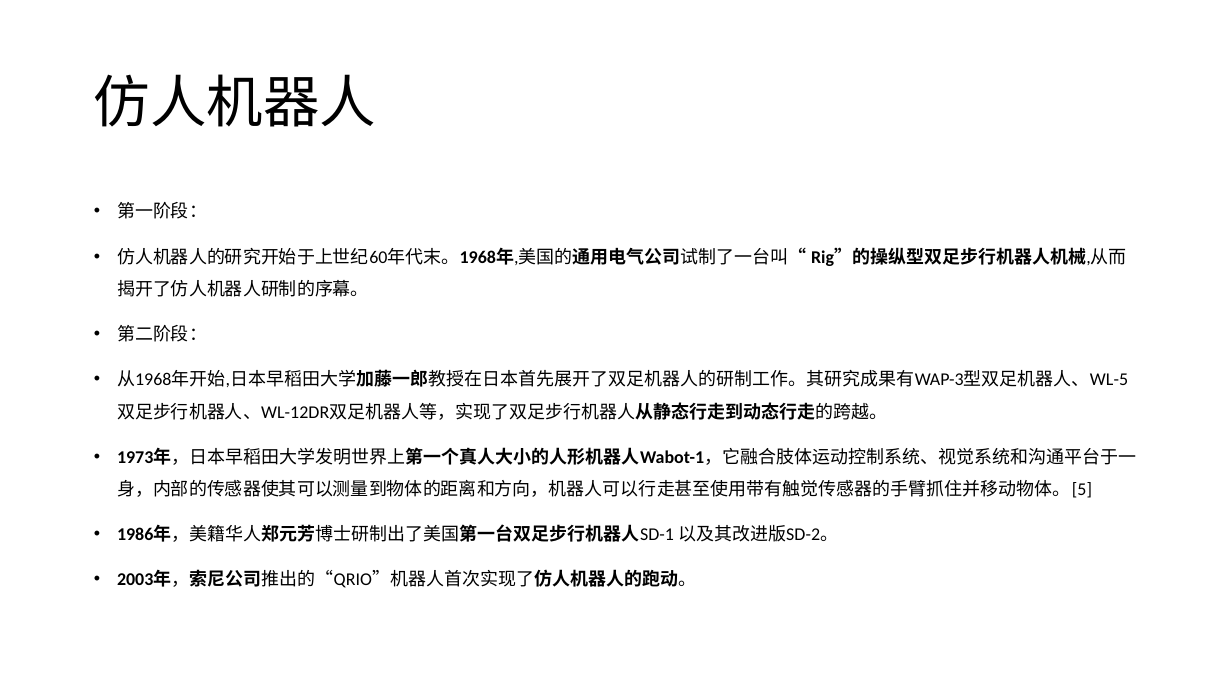
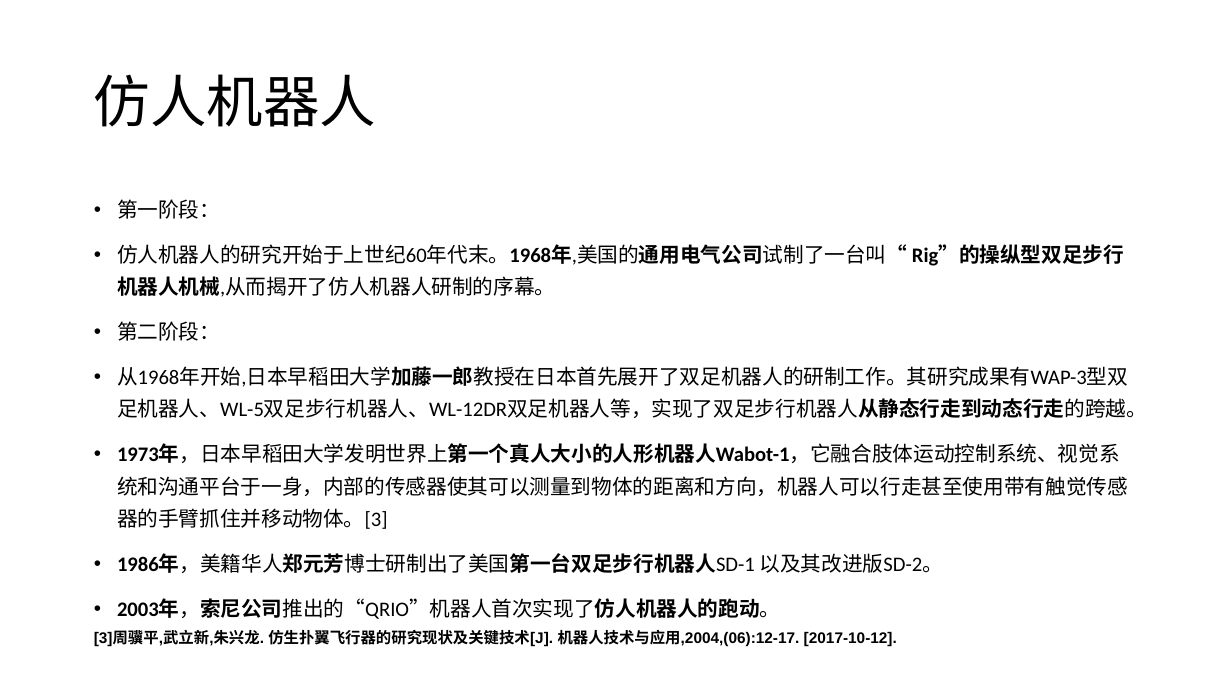
Before and after one commit to LouiValley/Global-Industry-and-Technology-Strategy-2017, a slide deck: slide 6 of weekly_report/group1/第一组第二周-仿生机器人.pptx. Drawn at 1232x693 pixels with LibreOffice and Linux fonts; fonts in the diff are those of the drawing. Boxes give left, top, right and bottom in pixels: in the first picture for what was removed or moved away, otherwise in the second. Text is boxed around its words. In the diff, an @@ line names an element or a change of style, - is before the commit and + after.

```diff
--- a/weekly_report/group1/第一组第二周-仿生机器人.pptx
+++ b/weekly_report/group1/第一组第二周-仿生机器人.pptx
@@ text at [117, 199, 1147, 619]: size 14 to 16.1 pt in "第一阶段：", "仿人机器人的研究开始于上世纪60年代末。1968年,美国的通用电气公司试制了一台叫“ Rig”的操纵型双足步行机器人机械 ...", "第二阶段：", "从1968年开始,日本早稻田大学加藤一郎教授在日本首先展开了双足机器人的研制工作。其研究成果有WAP-3型双足机器人、W ..." and 2 more places; line spacing 1.5 to 1.3 @@
@@ text at [117, 444, 1128, 529]: text changed; size 14 to 16.1 pt @@
-• 1973年，日本早稻田大学发明世界上第一个真人大小的人形机器人Wabot-1，它融合肢体运动控制系统、视觉系统和沟通平台于一身，内部的传感器使其可以测量到物体的距离和方向，机器人可以行走甚至使用带有触觉传感器的手臂抓住并移动物体。[5]
+• 1973年，日本早稻田大学发明世界上第一个真人大小的人形机器人Wabot-1，它融合肢体运动控制系统、视觉系统和沟通平台于一身，内部的传感器使其可以测量到物体的距离和方向，机器人可以行走甚至使用带有触觉传感器的手臂抓住并移动物体。[3]
@@ text added at [94, 630, 897, 647], 12 pt, text #000000, bold @@
+[3]周骥平,武立新,朱兴龙. 仿生扑翼飞行器的研究现状及关键技术[J]. 机器人技术与应用,2004,(06):12-17. [2017-10-12].
```
Also in this commit, not shown: 9 other slides changed, 1 slide added.
